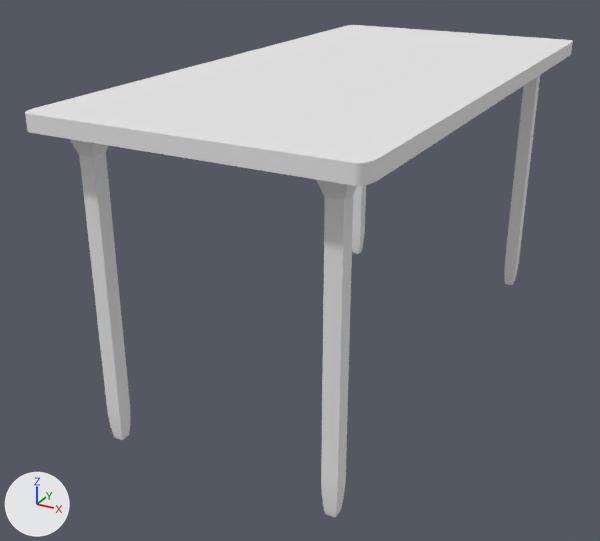
An edit to the OBJ model VRProgram/VRProject/Assets/Meshes/Table.obj, drawn before and after from the same camera.
Both versions are drawn from a 50 mm camera at (4.74, -10.16, 2.18) aimed at (-0.5, -0.62, -2.59). Every picture has the same lights, and +X, +Y and +Z are marked at lower left. Where no turn or scale is listed for an object, it has been applied to the vertices.
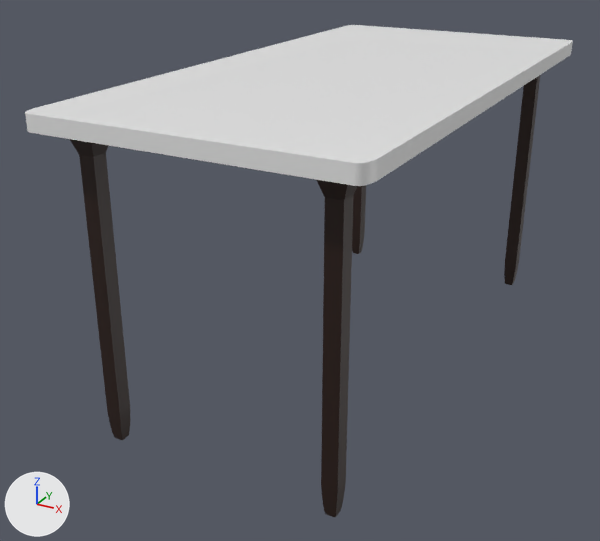
What changed in the scene script:
```text
Add img_tablelegstexture_png:
    img_tablelegstexture_png = load_image('TableLegsTexture.png', '../Materials/TableLegsTexture.png', 1024, 1024, 'sRGB')
Add mat_material_001:
    mat_material_001 = principled_material('Material.001')
    mat_material_001.texture = img_tablelegstexture_png
    mat_material_001.roughness = 0.526
Change me_cube_005:
    where me_cube_005.from_pydata(...)  # 224 vertices, 212 faces; spans x -1.7..1.7, y -3.7..3.7, z -4.0..0.0
    remove me_cube_005.materials.append(mat_none)  # white #e7e7e7
    add me_cube_005.materials.append(mat_material_001)  # picture img_tablelegstexture_png
```

Where the change shows, as pixel boxes [x1, y1, x2, y2] in the pictures (600 x 541 px):
'Cube.005', recoloured (grey to black): [70, 75, 540, 517] in both
